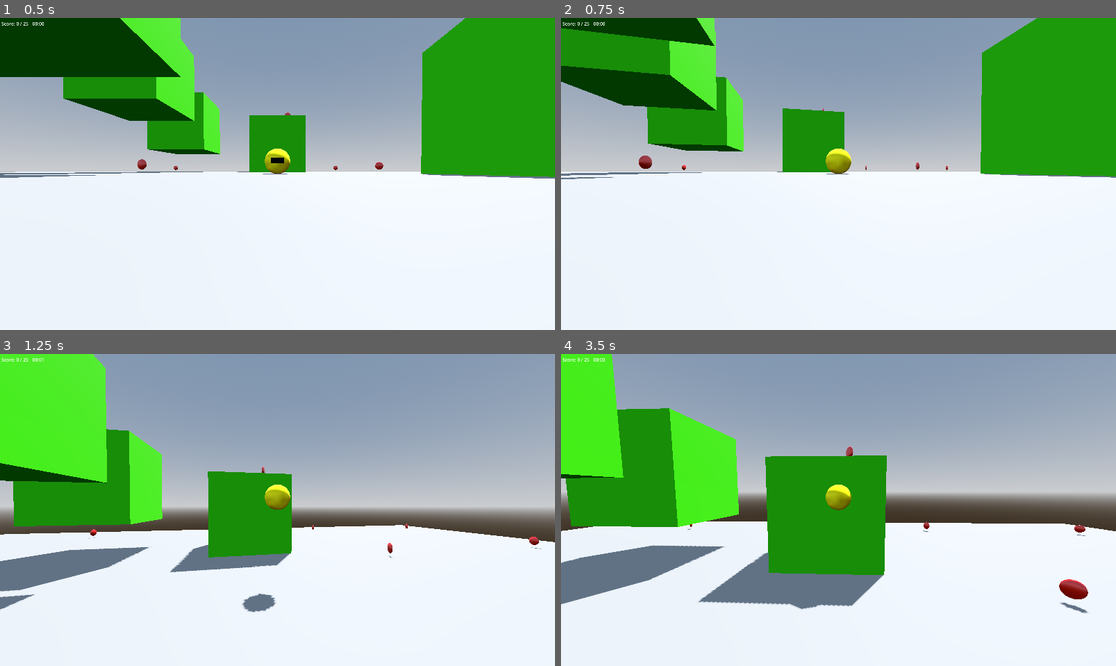
Above: before the commit, frames 1-4 (two rows, left to right).
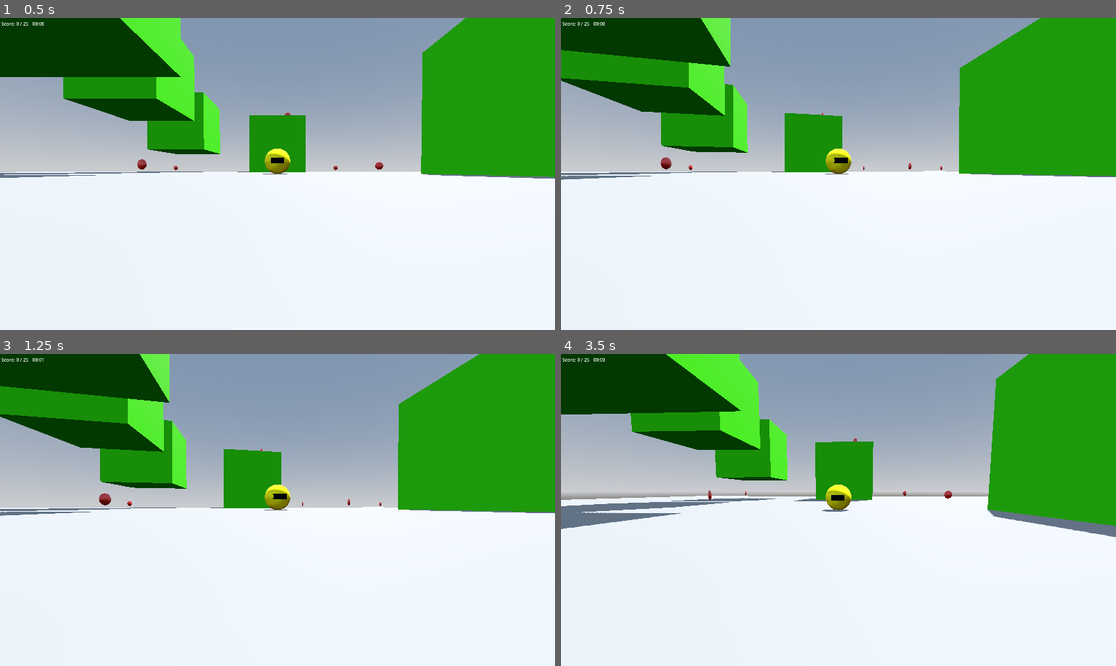
Above: after the commit, the same moments.

Repository: cliff-lilly-jean/pacman-stealth-game
Game: Godot game, scene res://scenes/world/world.tscn
Same seed, same stepped clock (60 frames per second), same inputs: the game is played once before the commit and once after it.
Inputs (mouse positions are in pixels of both pictures, inside the frame that each line leads up to):
- Up to frame 1 (0.5 s): no input
- Up to frame 2 (0.75 s): tap Enter at 0.5 s; move the mouse to (866, 174) at 0.52 s; hold W (move_forward) from 0.53 s (still down); tap Shift (dash) at 0.6 s
- Up to frame 3 (1.25 s): keep holding W (move_forward); tap Space (jump) at 0.77 s
- Up to frame 4 (3.5 s): keep holding W (move_forward); move the mouse to (810, 510) at 1.27 s; tap Ctrl (sprint) at 1.35, 2.85 s; tap Space (jump) at 1.52, 3.02 s; move the mouse to (849, 503) at 2.02 s; tap Shift (dash) at 2.1 s; move the mouse to (832, 516) at 2.77 s

Frame 1 is identical in both runs. In frame 2, 6.8% of the frame differs, in the area x 0-100%, y 0-52%; in frame 3, 41%; in frame 4, 46%, in the area x 0-100%, y 0-84%.
Error after the commit: Invalid access to property or key 'input_direction' on a base object of type 'null instance'. (res://scenes/entities/player/player.gd:14)

Commit message:
chaneged the position of the input manager

Diff:
--- a/scenes/entities/player/player.tscn
+++ b/scenes/entities/player/player.tscn
@@ -28,8 +28,12 @@
 script = ExtResource("1_8afob")
 gravity = 0.98
 camera_controller = NodePath("CameraController")
-input_manager = NodePath("InputManager")
+input_manager = NodePath("")
 mesh = NodePath("MeshInstance3D")
+
+[node name="InputManager" type="Node" parent="." unique_id=968866649]
+script = ExtResource("9_5gtgg")
+metadata/_custom_type_script = "uid://bq62ec65ah123"
 
 [node name="CollisionShape3D" type="CollisionShape3D" parent="." unique_id=1748136380]
 transform = Transform3D(1, 0, 0, 0, 1, 0, 0, 0, 1, 0, 0.5, 0)
@@ -53,10 +57,6 @@
 max_stamina = 10.0
 recovery_amount = 0.2
 metadata/_custom_type_script = "uid://c7kj5fndyb6dx"
-
-[node name="InputManager" type="Node" parent="." unique_id=8083350]
-script = ExtResource("9_5gtgg")
-metadata/_custom_type_script = "uid://bq62ec65ah123"
 
 [node name="StateMachine" type="Node" parent="." unique_id=276659856 node_paths=PackedStringArray("initial_state")]
 script = ExtResource("3_gmlin")
